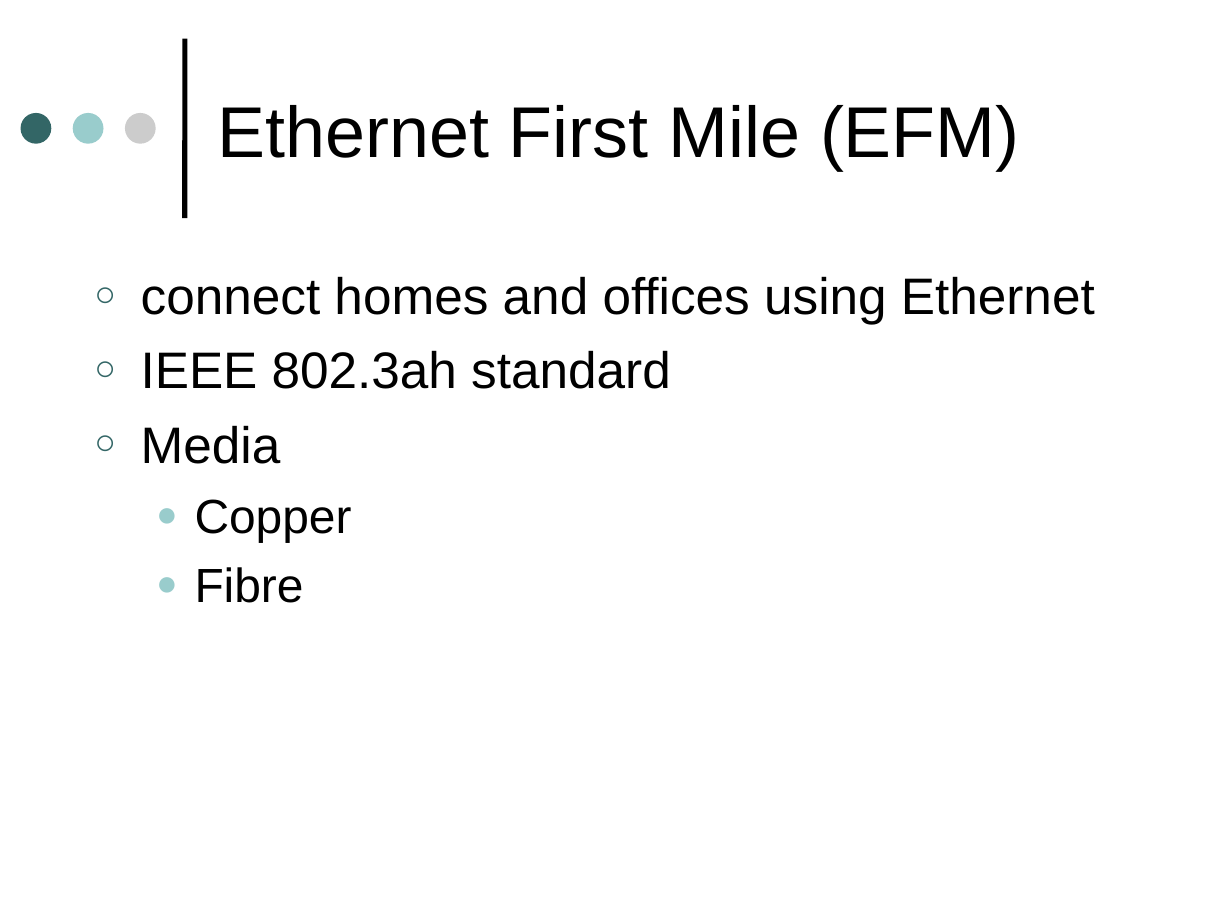
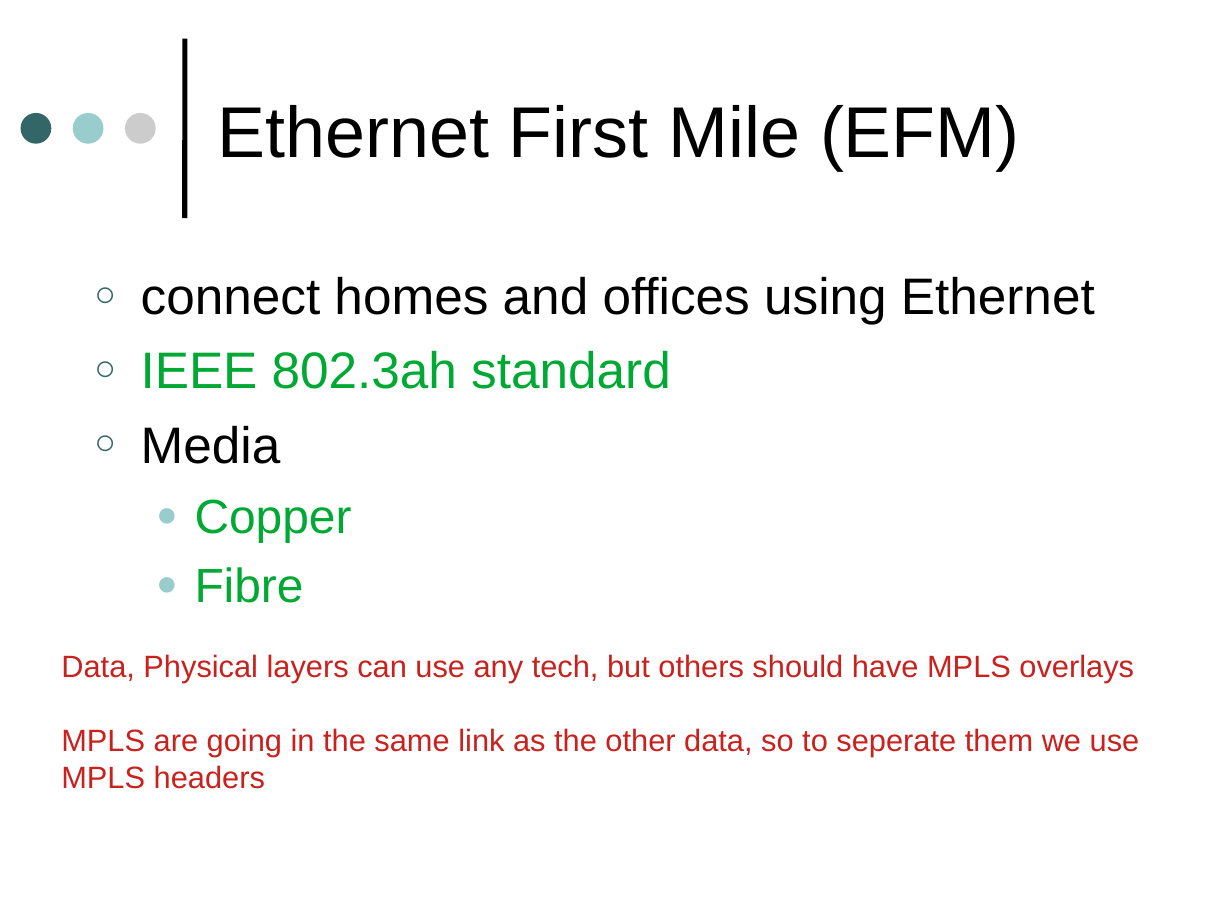
Before and after one commit to SahanWeerasiri/sem4, a slide deck: slide 30 of Computer Networks/WANs.odp. Drawn at 1232x924 pixels with LibreOffice and Linux fonts; fonts in the diff are those of the drawing. Boxes give left, top, right and bottom in pixels: in the first picture for what was removed or moved away, otherwise in the second. Text is boxed around its words. In the diff, an @@ line names an element or a change of style, - is before the commit and + after.

```diff
--- a/Computer Networks/WANs.odp
+++ b/Computer Networks/WANs.odp
@@ text at [141,350,671,603]: text colour #000000 to #00A933 in "IEEE 802.3ah standard", "Copper", "Fibre" @@
@@ text added at [61,654,1140,789], 18 pt, text #C9211E @@
+Data, Physical layers can use any tech, but others should have MPLS overlays
+MPLS are going in the same link as the other data, so to seperate them we use MPLS headers
```
Also in this commit, not shown: 25 other slides changed.
